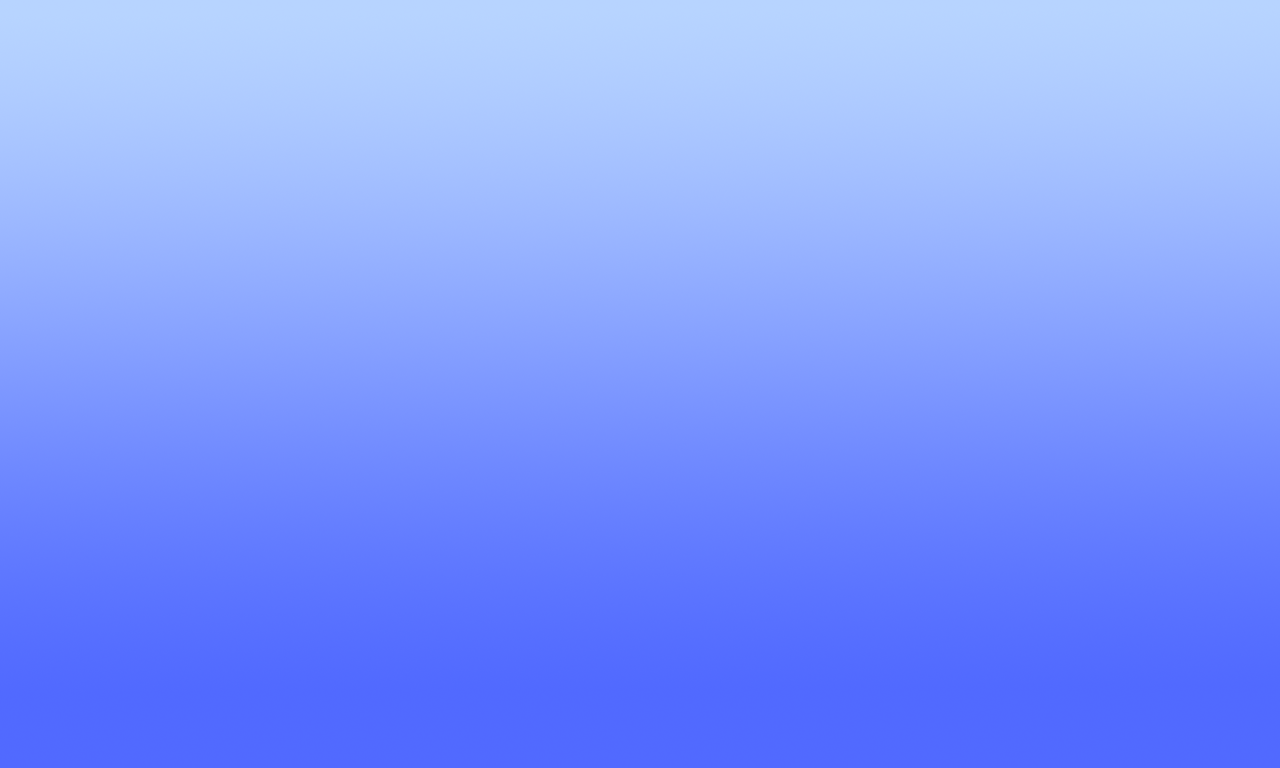
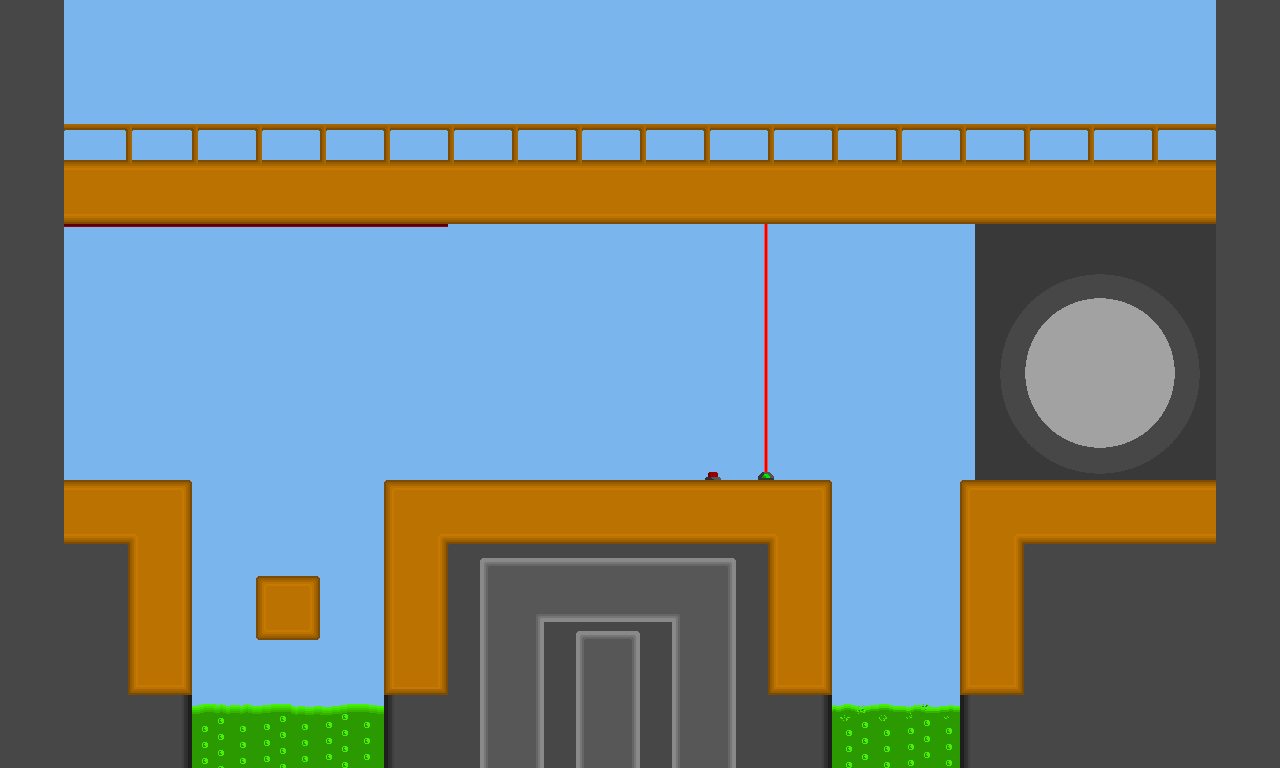
Two versions of the same layered image (1280x768). Layer-by-layer changes:
added group "Lvl06" with 13 layers above "Lvl05" over [0, 0, 1280, 768]
added layer "Acid_Middle" in group "Lvl06" over [192, 704, 960, 768]
added layer "Layer 7" in group "Lvl06" over [1000, 274, 1200, 474]
added layer "Laser_Emitter_Active" in group "Lvl06" over [758, 472, 774, 480]
added layer "Button_Red_Sprite_16px_dark" in group "Lvl06" over [705, 472, 721, 480]
added layer "Laser_Röd_Sprite_4px" in group "Lvl06" over [764, 224, 770, 480]
added layer "Layer 6" in group "Lvl06" over [0, 0, 1280, 768]
added layer "Rail" (1st of 3, in "Lvl06") in group "Lvl06" over [64, 124, 1222, 165]
added layer "Avmagnitiserad_extraplatta copy 5" in group "Lvl06" over [64, 224, 448, 227]
added layer "Floor" (1st of 3, in "Lvl06") in group "Lvl06" over [64, 480, 1216, 768]
added layer "Balcony" (1st of 3, in "Lvl06") in group "Lvl06" over [0, 160, 1279, 224]
added layer "Layer 10" in group "Lvl06" over [960, 204, 1235, 527]
added layer "Layer 8" in group "Lvl06" over [0, 0, 1280, 768]
